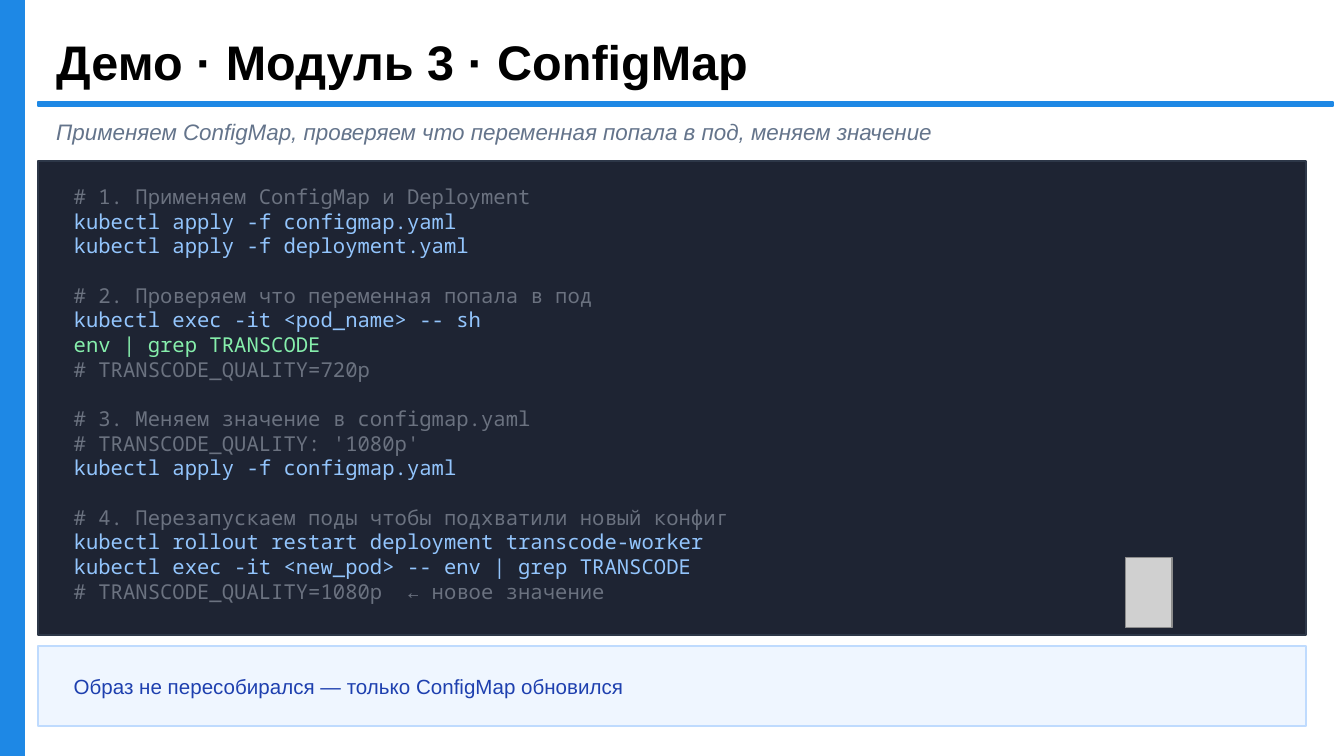
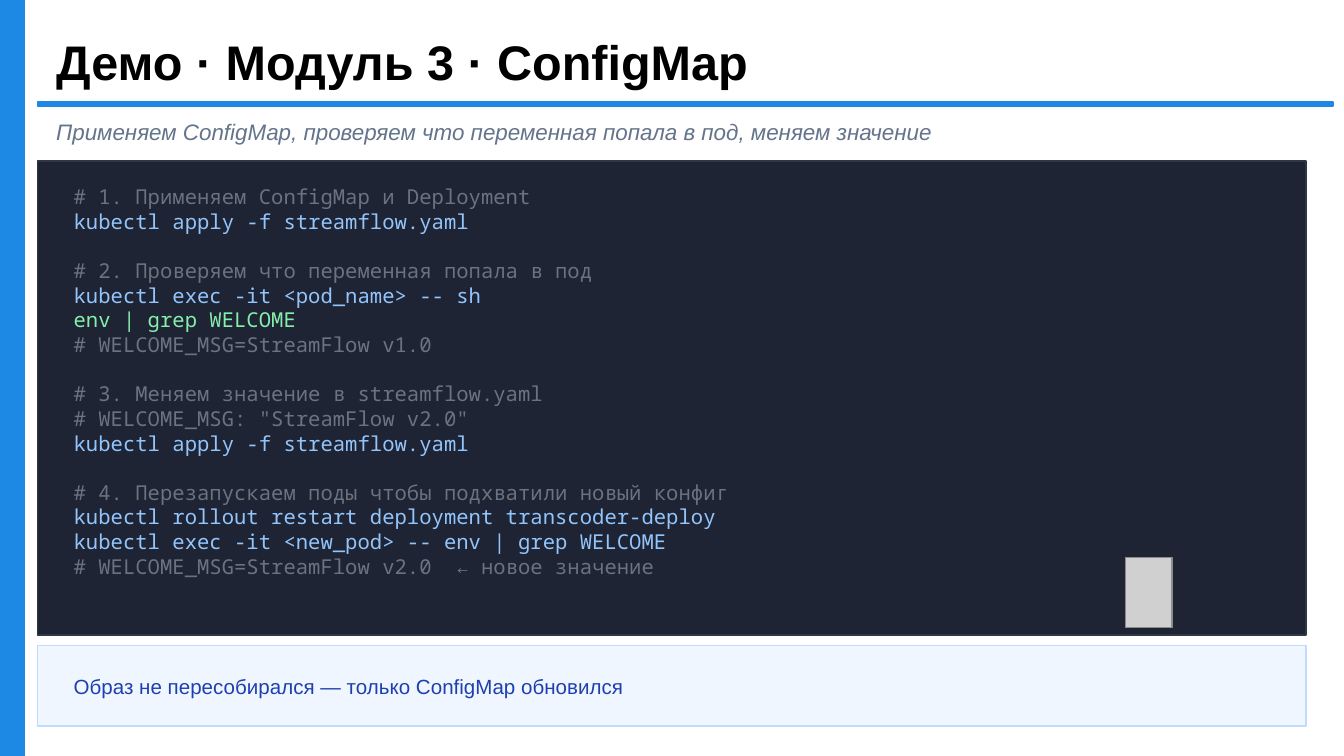
Before and after one commit to rkata-hexlet/webinars, a slide deck: slide 26 of k8s/streamflow_k8s_full.odp. Drawn at 1344x756 pixels with LibreOffice and Linux fonts; fonts in the diff are those of the drawing; grey boxes stand for pictures. Boxes give left, top, right and bottom in pixels: in the first picture for what was removed or moved away, otherwise in the second. Text is boxed around its words. In the diff, an @@ line names an element or a change of style, - is before the commit and + after.

```diff
--- a/k8s/streamflow_k8s_full.odp
+++ b/k8s/streamflow_k8s_full.odp
@@ text at (74,213,469,234): text changed @@
-kubectl apply -f configmap.yaml
-kubectl apply -f deployment.yaml
+kubectl apply -f streamflow.yaml
@@ text at (74,312,543,456): text changed @@
-env | grep TRANSCODE
-# TRANSCODE_QUALITY=720p
-# 3. Меняем значение в configmap.yaml
-# TRANSCODE_QUALITY: '1080p'
-kubectl apply -f configmap.yaml
+env | grep WELCOME
+# WELCOME_MSG=StreamFlow v1.0
+# 3. Меняем значение в streamflow.yaml
+# WELCOME_MSG: "StreamFlow v2.0"
+kubectl apply -f streamflow.yaml
@@ text at (74,508,716,577): text changed @@
-kubectl rollout restart deployment transcode-worker
-kubectl exec -it <new_pod> -- env | grep TRANSCODE
-# TRANSCODE_QUALITY=1080p ← новое значение
+kubectl rollout restart deployment transcoder-deploy
+kubectl exec -it <new_pod> -- env | grep WELCOME
+# WELCOME_MSG=StreamFlow v2.0 ← новое значение
```
Also in this commit, not shown: 5 other slides changed, 1 slide added, 1 slide removed, 16 other files.
